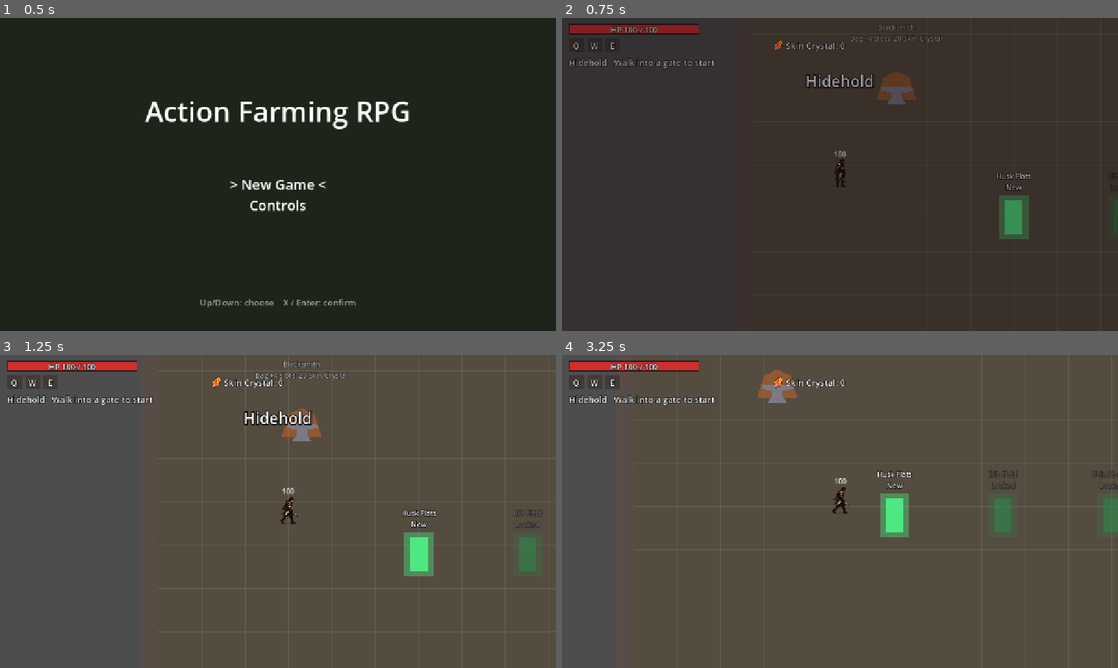
Above: before the commit, frames 1-4 (two rows, left to right).
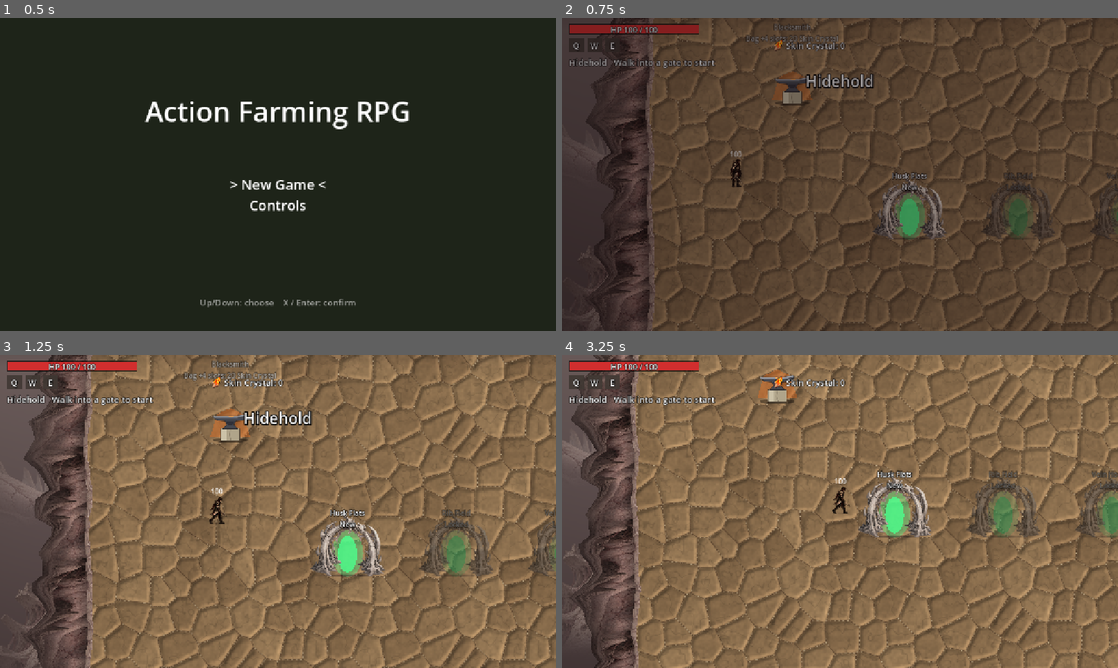
Above: after the commit, the same moments.

Repository: knc219-a11y/second-game
Game: Godot game, scene res://scenes/title.tscn
Same seed, same stepped clock (60 frames per second), same inputs: the game is played once before the commit and once after it.
Inputs:
- Up to frame 1 (0.5 s): no input
- Up to frame 2 (0.75 s): tap Enter (ui_accept) at 0.5 s; hold Right (move_right) from 0.53 s (still down); tap L (lock) at 0.6 s
- Up to frame 3 (1.25 s): keep holding Right (move_right); tap Enter (ui_accept) at 0.77 s
- Up to frame 4 (3.25 s): release Right (move_right) at 1.28 s; hold Down (move_down) 1.28-2.03 s; tap X (attack) at 1.35 s; tap Enter (ui_accept) at 1.52, 3.02 s; tap L (lock) at 1.55, 2.3, 2.85 s; hold Right (move_right) 2.03-2.78 s; tap C (interact) at 2.1 s; hold Up (move_up) from 2.78 s (still down)

Frame 1 is identical in both runs. In frame 2, 61% of the frame differs, in the area x 0-100%, y 0-100%; in frame 3, 79%; in frame 4, 79%.

Commit message:
Town look: stitched hide floor, Stage 1 edge, anvil sprite, bone-arch gates
Hidehold gets a stitched tanned-hide floor and the Stage 1 plateau edge
instead of a flat floor with a grid and wall strips, a painted anvil on a
bone block instead of the grey polygon, and every gate (town gates and the
stage exit) becomes a small bone arch round an oval glow. Art is painted by a
script (placeholder); layout, gates and the forge work as before.

Co-Authored-By: Claude Opus 5.5 (1M context) <noreply@anthropic.com>
Claude-Session: https://claude.ai/code/session_01Uq738HPbBXC3auwYT9fedn

Diff:
--- a/scripts/test_map.gd
+++ b/scripts/test_map.gd
@@ -267,6 +267,14 @@
 # unlocked = STAGES.size() + 1 opens the dungeon gate.
 const HUB_GATES := [Vector2(600, 540), Vector2(850, 540), Vector2(1100, 540), Vector2(1350, 540)]
 const HUB_FLOOR_COLOR := Color(0.33, 0.3, 0.25, 1)
+# Town art (godot-arpg-design/town-art-check/make_town.py, placeholder):
+# stitched tanned-hide floor, an iron anvil on a bone block (origin bottom
+# centre 48,80). The town sits on the Stage 1 plateau, so it shows the
+# Stage 1 edge. Gates (town and stage exits) are small bone arches round an
+# oval glow (_dress_gate).
+const HIDE_FLOOR_TEX := preload("res://art/town/hide_floor.png")
+const ANVIL_TEX := preload("res://art/town/anvil.png")
+const GATE_ARCH_SCALE := 0.55
 # Stage 1 floor is painted with s1_ground.png tiles (atlas row 0: 4 base, 2
 # cracked, 2 red vein). Fixed seed so the floor looks the same every visit;
 # stages 2-3 have a painted floor texture (STAGE_FLOOR_TEXTURES); town and
@@ -420,6 +428,7 @@
 	_build_backdrop()
 	_build_boss_bar()
 	exit_gate.visible = false
+	_dress_gate(exit_gate)
 	if not endless_mode:
 		# The scene's placed enemies are only for endless mode; stages bring their own.
 		for e in enemies.get_children():
@@ -436,6 +445,32 @@
 	_update_kill_label()
 
 
+# The exit gate (and so every town gate copied from it): the glow and door
+# become ovals and a small bone arch (BONE_ARCH_TEX) frames them.
+func _dress_gate(gate: Node2D) -> void:
+	var glow := gate.get_node("Glow") as Polygon2D
+	var door := gate.get_node("Door") as Polygon2D
+	glow.polygon = _oval(Vector2(0, -22), Vector2(36, 54))
+	door.polygon = _oval(Vector2(0, -20), Vector2(22, 42))
+	var arch := Sprite2D.new()
+	arch.name = "Arch"
+	arch.texture = BONE_ARCH_TEX
+	arch.centered = false
+	arch.offset = Vector2(-160, -260)
+	arch.position = Vector2(0, 30)
+	arch.scale = Vector2(GATE_ARCH_SCALE, GATE_ARCH_SCALE)
+	gate.add_child(arch)
+	gate.move_child(arch, door.get_index() + 1)
+
+
+func _oval(center: Vector2, radius: Vector2) -> PackedVector2Array:
+	var pts := PackedVector2Array()
+	for i in 24:
+		var a := TAU * i / 24.0
+		pts.append(center + Vector2(cos(a) * radius.x, sin(a) * radius.y))
+	return pts
+
+
 # The town gates are copies of the exit gate, kept under the World in draw order.
 func _build_hub_gates() -> void:
 	for i in HUB_GATES.size():
@@ -451,7 +486,7 @@
 		hub_gates.append(gate)
 
 
-# Placeholder anvil with a forge glow behind it, in the y-sorted World.
+# Anvil (ANVIL_TEX) with a forge glow behind it, in the y-sorted World.
 func _build_blacksmith() -> void:
 	blacksmith = Node2D.new()
 	blacksmith.name = "Blacksmith"
@@ -460,9 +495,11 @@
 	glow.color = Color(1, 0.45, 0.1, 0.35)
 	glow.polygon = PackedVector2Array([Vector2(-46, -10), Vector2(-30, -62), Vector2(0, -76), Vector2(30, -62), Vector2(46, -10)])
 	blacksmith.add_child(glow)
-	var anvil := Polygon2D.new()
-	anvil.color = Color(0.48, 0.48, 0.54, 1)
-	anvil.polygon = PackedVector2Array([Vector2(-34, -40), Vector2(30, -40), Vector2(40, -30), Vector2(12, -26), Vector2(12, -14), Vector2(22, 0), Vector2(-22, 0), Vector2(-12, -14), Vector2(-12, -26), Vector2(-34, -30)])
+	var anvil := Sprite2D.new()
+	anvil.name = "Anvil"
+	anvil.texture = ANVIL_TEX
+	anvil.centered = false
+	anvil.offset = Vector2(-48, -80)
 	blacksmith.add_child(anvil)
 	blacksmith_label = Label.new()
 	blacksmith_label.horizontal_alignment = HORIZONTAL_ALIGNMENT_CENTER
@@ -513,9 +550,9 @@
 	stage_cleared = false
 	exit_gate.visible = false
 	_build_rocks([])
-	_set_floor(HUB_FLOOR_COLOR)
+	_set_floor(HUB_FLOOR_COLOR, HIDE_FLOOR_TEX)
 	_show_ground(false)
-	_show_backdrop(0)
+	_show_backdrop(1)
 	var cfg := ConfigFile.new()
 	cfg.load(player.SAVE_PATH)
 	unlocked = cfg.get_value("progress", "unlocked", 1)
Binary file added: art/town/anvil.png
Not shown, added: art/town/anvil.png.import
Binary file added: art/town/hide_floor.png
Not shown, added: art/town/hide_floor.png.import
